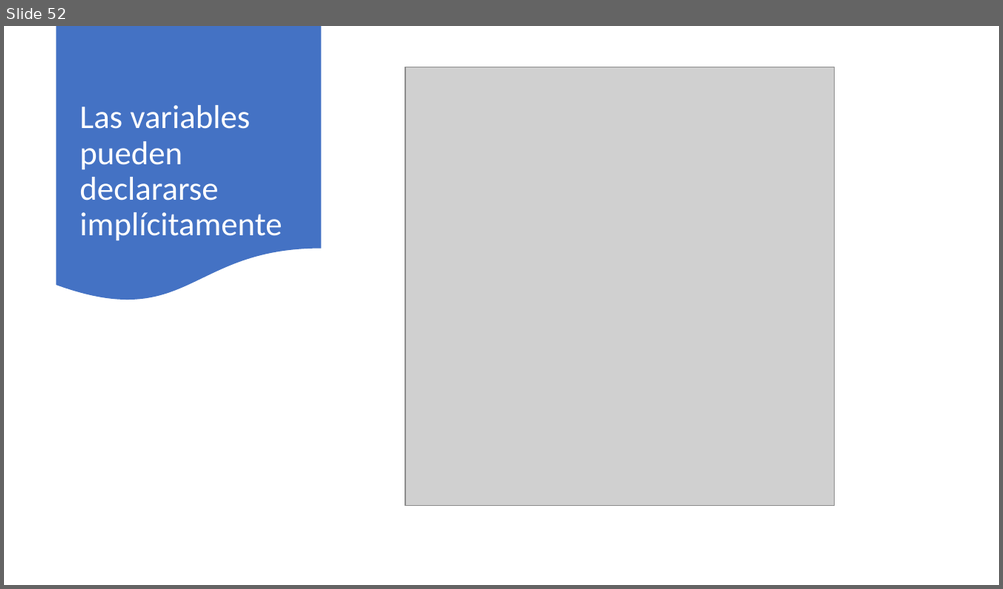
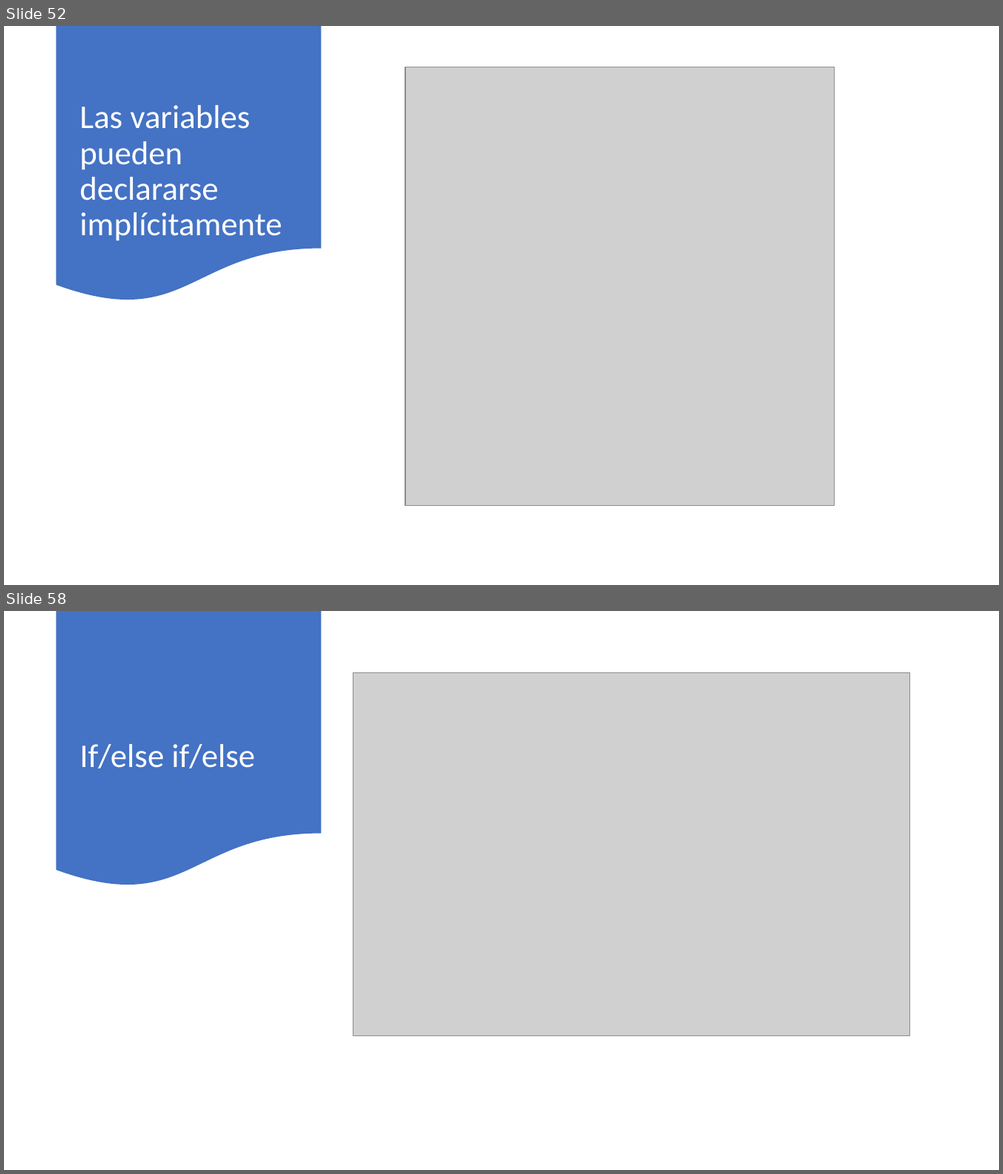
Before and after one commit to AlbertOsinaga/Curso201, a slide deck: Curso201.pptx. Shown one above the other, each under a label of ours: slide 52 before the commit, slides 52 and 58 after it; the slides between them are not shown. The pictures are 1003x589 and 1003x1174 pixels, drawn with LibreOffice and Linux fonts; fonts in the diff are those of the drawing; grey boxes stand for pictures. Boxes give left, top, right and bottom in pixels: in the first picture for what was removed or moved away, otherwise in the second. Text is boxed around its words. In the diff, an @@ line names an element or a change of style, - is before the commit and + after.

```diff
--- a/Curso201.pptx
+++ b/Curso201.pptx
@@ slide 58 added at (4, 611, 999, 1170), background #FFFFFF @@
@@ flow chart document added at (57, 611, 321, 889), fill #4472C4 @@
@@ picture added at (353, 672, 910, 1037) @@
@@ title added at (79, 744, 255, 769), 32 pt, text #FFFFFF @@
+If/else if/else
```
Also in this commit, not shown: 11 other slides added, 10 other files.
